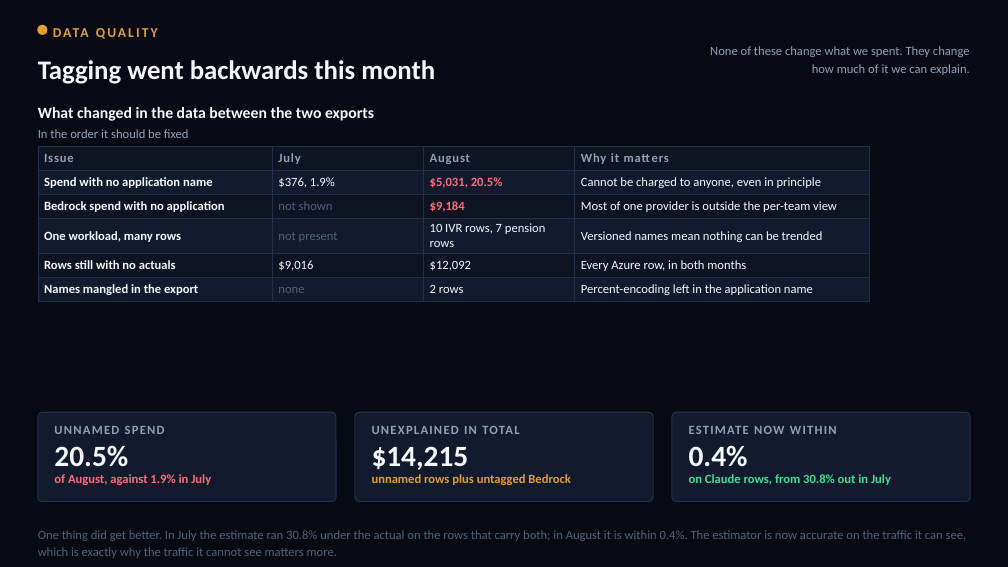
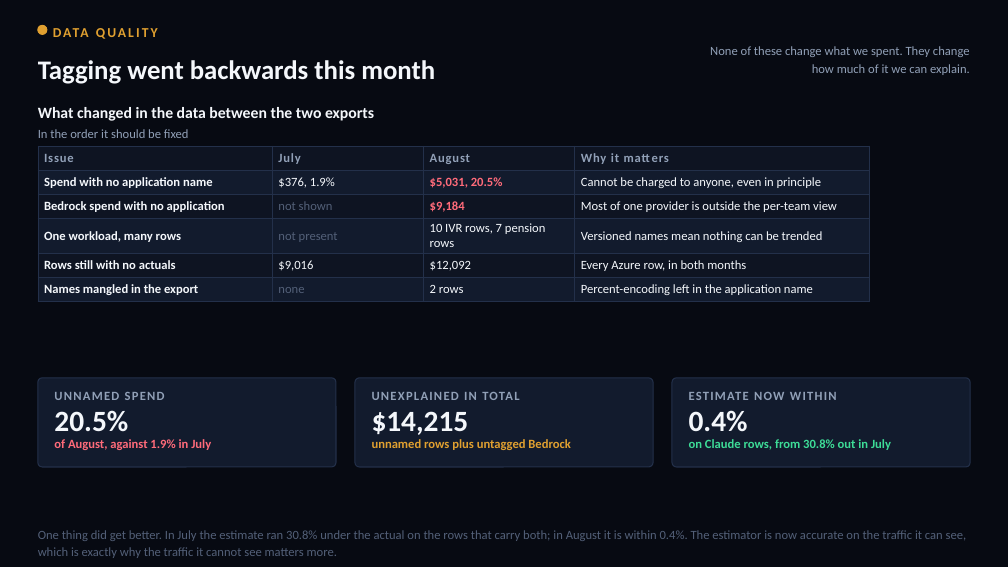
Before and after one commit to arielga5-code/Finops, a slide deck: slide 7 of deck/AI_Cost_August_2026_MTD.pptx. Drawn at 1008x567 pixels with LibreOffice and Linux fonts; fonts in the diff are those of the drawing. Boxes give left, top, right and bottom in pixels: in the first picture for what was removed or moved away, otherwise in the second. Text is boxed around its words. In the diff, an @@ line names an element or a change of style, - is before the commit and + after.

```diff
--- a/deck/AI_Cost_August_2026_MTD.pptx
+++ b/deck/AI_Cost_August_2026_MTD.pptx
@@ 9 texts, 3 rounded rectangles: place and size @@
-9 texts, 3 rounded rectangles at box(38, 412, 970, 501)
+9 texts, 3 rounded rectangles at box(38, 378, 970, 467)
```
Also in this commit, not shown: 14 other files.
